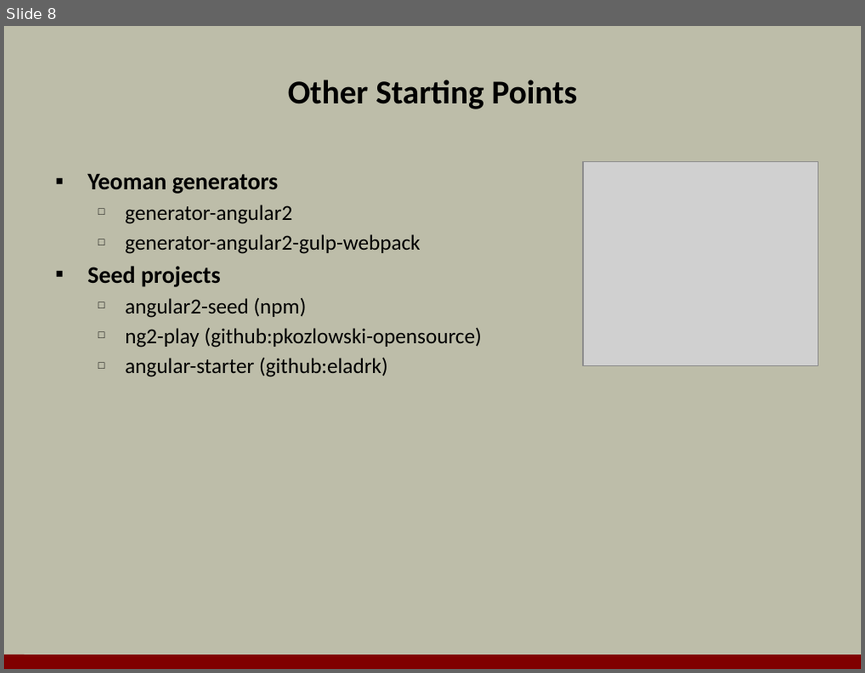
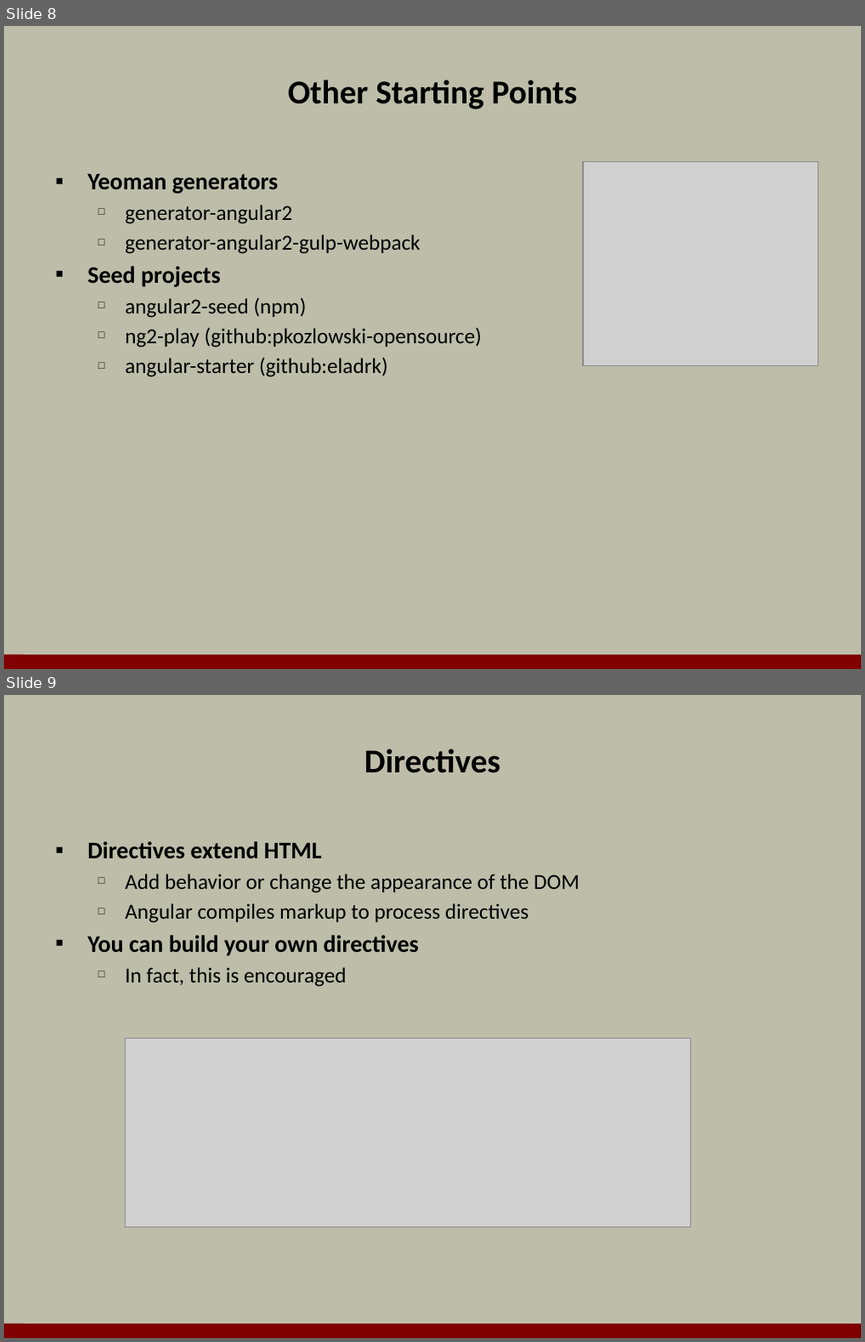
Before and after one commit to OdeToCode/classes, a slide deck: angular2/slides/01_Introduction.pptx. Shown one above the other, each under a label of ours: slide 8 before the commit, slides 8 and 9 after it. The pictures are 865x673 and 865x1342 pixels, drawn with LibreOffice and Linux fonts; fonts in the diff are those of the drawing; grey boxes stand for pictures; background and template pictures are left out. Boxes give left, top, right and bottom in pixels: in the first picture for what was removed or moved away, otherwise in the second. Text is boxed around its words. In the diff, an @@ line names an element or a change of style, - is before the commit and + after.

```diff
--- a/angular2/slides/01_Introduction.pptx
+++ b/angular2/slides/01_Introduction.pptx
@@ slide 9 added at (x1=4, y1=695, x2=861, y2=1338), background #BDBDA9; not listed: 1 template element that a slide beside it also shows @@
@@ title added at (x1=364, y1=749, x2=500, y2=773), 28 pt, text #000000, bold @@
+Directives
@@ text added at (x1=87, y1=841, x2=579, y2=987), 18 pt, text #000000 @@
+▪ Directives extend HTML
+  □ Add behavior or change the appearance of the DOM
+  □ Angular compiles markup to process directives
+▪ You can build your own directives
+  □ In fact, this is encouraged
@@ picture added at (x1=126, y1=1038, x2=690, y2=1227) @@
```
Also in this commit, not shown: 3 slides changed, 13 other slides added, 1 slide removed, 1 other file.
